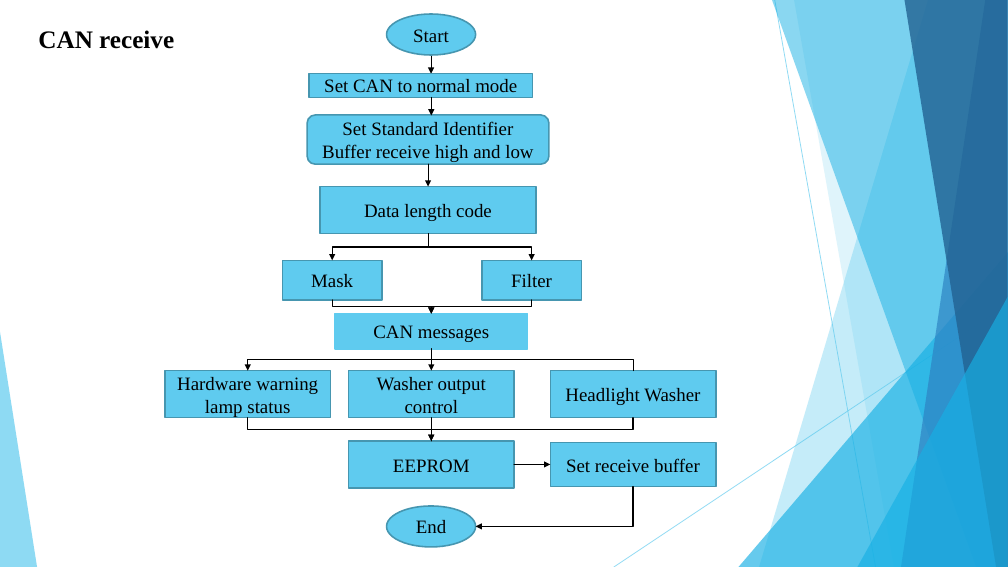
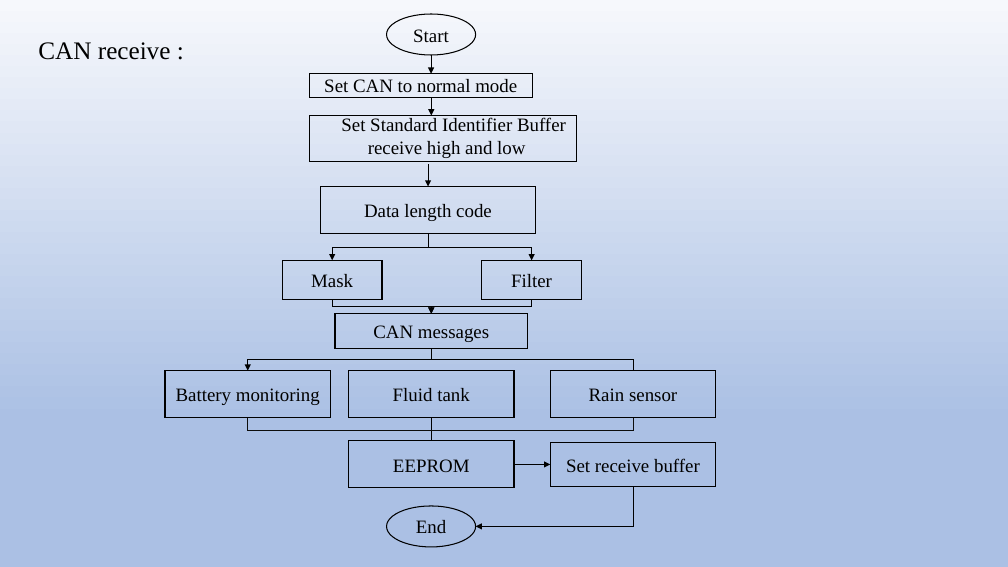
Before and after one commit to SKUP-BATCH4/TEAM-1_WIPER-AND-WASHER, a slide deck: slide 12 of WIPER_AND_WASHER10.pptx (slide 10 before the commit). Drawn at 1008x567 pixels with LibreOffice and Linux fonts; fonts in the diff are those of the drawing. Boxes give left, top, right and bottom in pixels: in the first picture for what was removed or moved away, otherwise in the second. Text is boxed around its words. In the diff, an @@ line names an element or a change of style, - is before the commit and + after.

```diff
--- a/WIPER_AND_WASHER10.pptx
+++ b/WIPER_AND_WASHER10.pptx
@@ background #FFFFFF to gradient #F6F8FC to #ABC0E4 to #C7D5ED @@
@@ title "CAN receive :" at [38, 42, 171, 60]: vertical alignment top to middle @@
@@ title at [38, 42, 171, 60]: text changed; bold off @@
-CAN receive
+CAN receive :
@@ arrow (431, 55) - (431, 73): stroke #000000 1 pt to #000000 0.5 pt @@
@@ rectangle added at [309, 116, 577, 162], outline #000000 1 pt @@
@@ text "Set Standard Identifier Buffer receive ...": place and size @@
-text "Set Standard Identifier Buffer receive ..." at [307, 115, 549, 164]
+text "Set Standard Identifier Buffer receive ..." at [341, 117, 566, 158]
@@ text "Set Standard Identifier Buffer receive ..." at [341, 117, 566, 158]: vertical alignment middle to top; fill #5FCBEF to none; outline #4696B1 1.5 pt to none @@
@@ arrow (432, 98) - (432, 116): stroke #000000 1 pt to #000000 0.5 pt @@
@@ arrow (428, 164) - (428, 187): stroke #000000 1 pt to #000000 0.5 pt @@
@@ elbow arrow (428, 234) - (332, 260): stroke #000000 1 pt to #000000 0.5 pt @@
@@ elbow arrow (428, 234) - (532, 260): stroke #000000 1 pt to #000000 0.5 pt @@
@@ elbow arrow (332, 300) - (432, 314): stroke #000000 1 pt to #000000 0.5 pt @@
@@ rectangle "CAN messages" at [335, 314, 528, 349]: fill #5FCBEF to none; outline #5FCBEF 1.5 pt to #000000 1 pt @@
@@ elbow arrow (532, 300) - (432, 314): stroke #000000 1 pt to #000000 0.5 pt @@
@@ group removed at [0, 0, 1008, 567]: 5 freeform shapes, 3 triangles, 2 lines @@
@@ elbow arrow (432, 349) - (248, 371): stroke #000000 1 pt to #000000 0.5 pt @@
@@ elbow line (432, 349) - (633, 371): stroke #000000 1 pt to #000000 0.5 pt @@
@@ arrow removed from (432, 349) to (432, 371) @@
@@ text in rectangle at [176, 388, 320, 405]: text changed @@
-Hardware warning lamp status
+Battery monitoring
@@ text in rectangle at [393, 388, 470, 401]: text changed @@
-Washer output control
+Fluid tank
@@ fill #5FCBEF to none; outline #4696B1 1.5 pt to #000000 1 pt in 11 elements at [309, 73, 532, 98], [282, 260, 382, 299], [482, 260, 582, 299], [321, 187, 536, 234], [349, 441, 514, 488], [386, 506, 476, 547], [386, 14, 476, 55], [551, 442, 716, 487], [165, 371, 330, 417], [349, 371, 514, 417], [551, 371, 716, 417] @@
@@ text in rectangle at [589, 388, 677, 401]: text changed @@
-Headlight Washer
+Rain sensor
@@ elbow arrow removed from (248, 417) to (432, 441) @@
@@ elbow line added from (248, 417) to (633, 431), #0D0D0D 0.5 pt @@
@@ elbow arrow removed from (633, 417) to (432, 441) @@
@@ line added from (633, 417) to (633, 431), #0D0D0D 0.5 pt @@
@@ arrow (514, 464) - (551, 464): stroke #000000 1 pt to #000000 0.5 pt @@
@@ elbow arrow (633, 487) - (476, 526): stroke #000000 1 pt to #000000 0.5 pt @@
```
Also in this commit, not shown: 12 other slides changed, 3 slides added.
